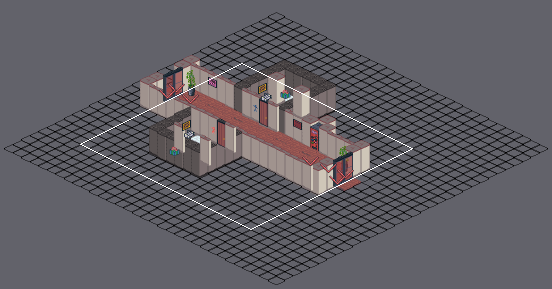
Tiled map (JSON): src/map/floor1-west2.json. Above, an overview of the earlier version with the close-up marked.
Close-up. Before:
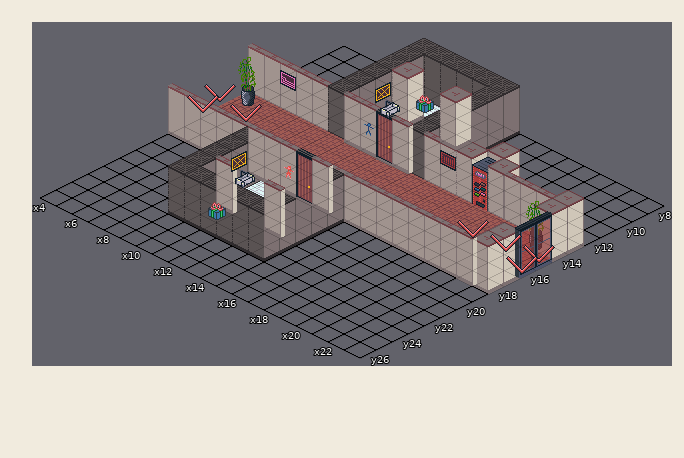
Cells are 32x16 px. Isometric: x runs down to the right, y down to the left. Shown: x 4..23, y 8..26.
Once edited:
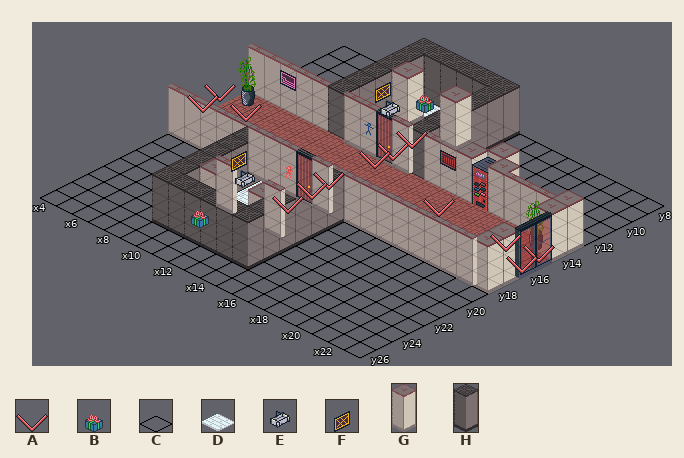
Key: from "control": A 1, B 8; from "floors": C 0, D 20; from "props_small": E 16, F 27; from "walls": G 15, H 32.
_ is an empty cell.
Objects are placed by the point they stand on, in cells (3,4 is the top-left corner of cell 3,4); size is 1x1 cell unless given.
Diff:
Layer "Tiles":
The edit turns tile H into tile D in row 23 at x 10 to 13.
The edit turns tile D into tile G in row 22 at x 10 and 13.
The edit turns tile C into tile H in row 24 at x 9 to 14.
Layer "Objects":
Object A "MarkerPlayer" at 20,16 size 1x2 becomes A "MarkerPlayer" at 17.7,15.7 size 1x2.
Object F "front" at 8.6,19.2 size 1x2 becomes F "24" at 8.6,19.2 size 1x2.
Object E at 10,20.2 size 1x2 becomes E "2" at 10,20.2 size 1x2.
Object B "ItemRezGem" at 10.9,22.8 size 1x2 becomes B "ItemRezGem" at 10.9,23.9 size 1x2.
A new object: A "MarkerBoysBathroomInside" at 12.6,12.3 size 1x2.
A new object: A "MarkerDoorBoysBathroom" at 12.7,13.7 size 1x2.
A new object: A "MarkerBoysBathroomOutside" at 12.7,14.7 size 1x2.
A new object: A "MarkerGirlsBathroomOutside" at 12.5,17.5 size 1x2.
A new object: A "MarkerDoorGirlsBathroom" at 12.6,18.6 size 1x2.
A new object: A "MarkerGirlsBathroomInside" at 12.8,20.2 size 1x2.
Pixel boxes of the changes (left, top, right, bottom) in both close-ups:
added: (359, 131, 428, 169)
changed: (152, 158, 345, 269)
changed: (423, 199, 489, 238)
